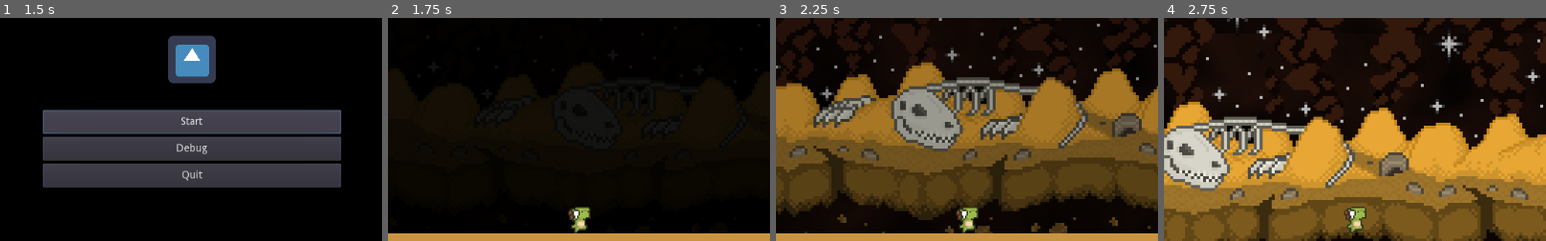
Above: before the commit, frames 1-4 (left to right).
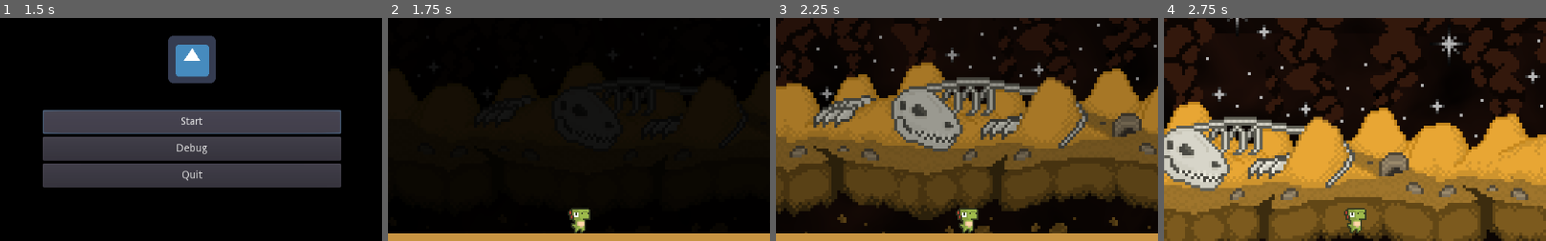
Above: after the commit, the same moments.

Repository: ashnel3/DinoGame
Game: Godot game, scene res://menus/TestMenu.tscn
Same seed, same stepped clock (60 frames per second), same inputs: the game is played once before the commit and once after it. The engine's default icon, where the game draws it, is replaced by a stand-in: a white triangle on a blue panel in a dark square.
Inputs:
- Up to frame 1 (1.5 s): click "Start" at 0.5 s; click "Start" at 1.25 s
- Up to frame 2 (1.75 s): no input
- Up to frame 3 (2.25 s): hold Right (ui_right) from 2.03 s (still down)
- Up to frame 4 (2.75 s): keep holding Right (ui_right); tap Space (ui_select) at 2.27 s
The pictures show only the part of the screen within x 25-75%, y 5-55%; the shares and areas given below are measured in that part.

Frame 1 is identical in both runs. In frame 2, 0.2% of the frame differs, in the area x 48-53%, y 84-97%; in frame 3, 0.2%; in frame 4, 0.2%.

Commit message:
fix: flip_sprite resets when x is 0

Diff:
--- a/src/actors/player/Player.gd
+++ b/src/actors/player/Player.gd
@@ -32,6 +32,7 @@
     """Flip player sprite
     x - x direction
     """
+    if x == 0: return
     if x < 1:
         sprite.flip_h = true
     else:
--- a/src/actors/player/Player.tscn
+++ b/src/actors/player/Player.tscn
@@ -33,7 +33,6 @@
 texture = ExtResource( 2 )
 hframes = 24
 vframes = 4
-frame = 14
 
 [node name="CollisionShape2D" type="CollisionShape2D" parent="."]
 position = Vector2( -0.5, 0.5 )
